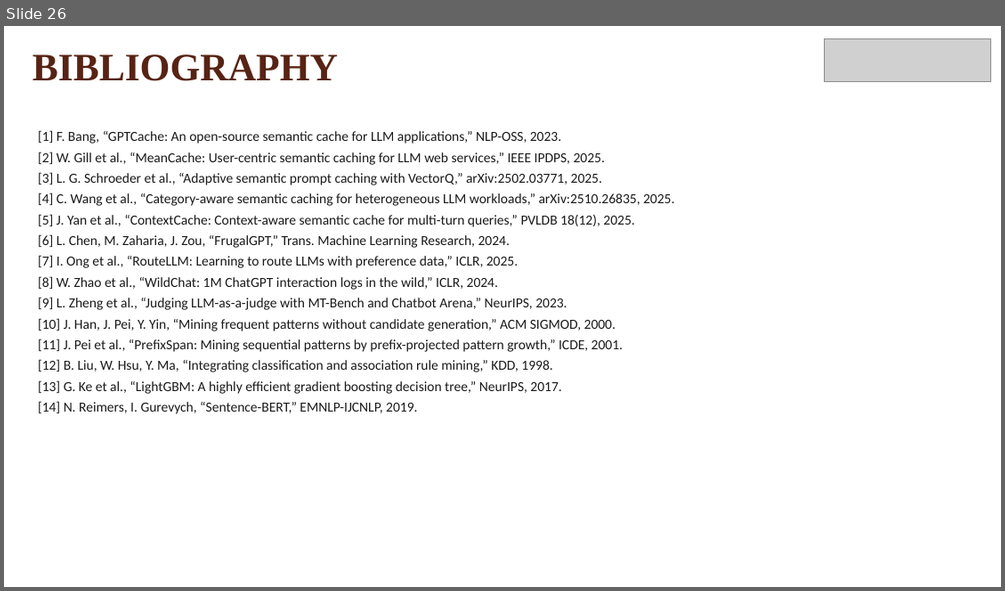
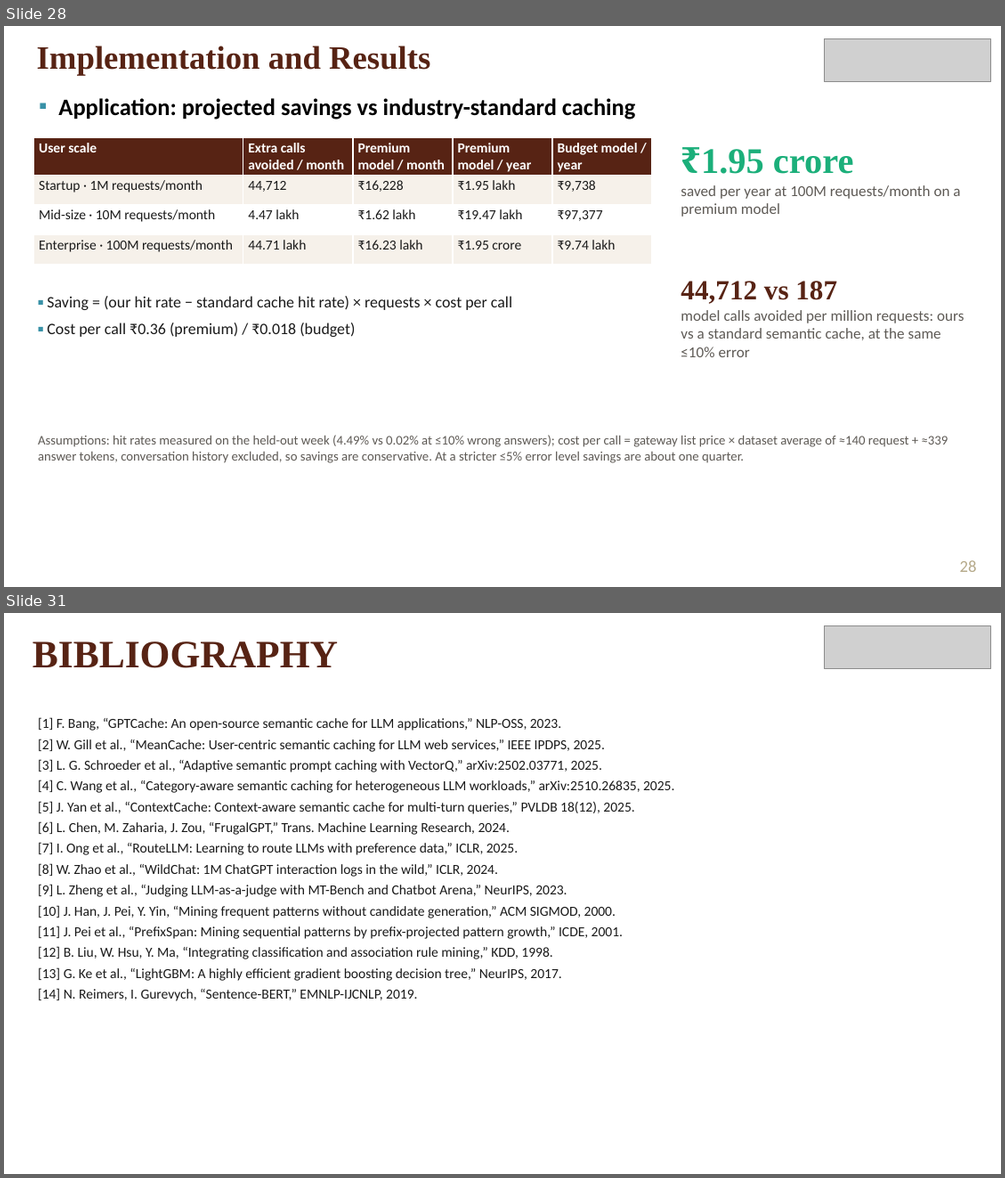
Before and after one commit to arnnnavvvvv/llm-cache-pattern-mining, a slide deck: report/Final_Review_Presentation.pptx. Shown one above the other, each under a label of ours: slide 26 before the commit, slides 28 and 31 after it; the slides between them are not shown. The pictures are 1005x591 and 1005x1178 pixels, drawn with LibreOffice and Linux fonts; fonts in the diff are those of the drawing; grey boxes stand for pictures; background and template pictures are left out. Boxes give left, top, right and bottom in pixels: in the first picture for what was removed or moved away, otherwise in the second. Text is boxed around its words. In the diff, an @@ line names an element or a change of style, - is before the commit and + after.

Commit message:
rubric-aligned final review: novelty, standards, applications, savings, objectives met

```diff
--- a/report/Final_Review_Presentation.pptx
+++ b/report/Final_Review_Presentation.pptx
@@ slide 28 added at <box>4,26,1001,587</box>, background #FFFFFF; not listed: 1 template element that a slide beside it also shows @@
@@ text added at <box>37,46,430,75</box>, 23.6 pt, text #572314, bold @@
+Implementation and Results
@@ picture added at <box>825,39,991,81</box> @@
@@ text added at <box>58,98,636,119</box>, 17 pt, text #000000, bold @@
+▪ Application: projected savings vs industry-standard caching
@@ table added at <box>34,137,652,257</box>, 4 rows, 5 columns @@
+User scale | Extra calls avoided / month | Premium model / month | Premium model / year | Budget model / year
+Startup · 1M requests/month | 44,712 | ₹16,228 | ₹1.95 lakh | ₹9,738
+Mid-size · 10M requests/month | 4.47 lakh | ₹1.62 lakh | ₹19.47 lakh | ₹97,377
+Enterprise · 100M requests/month | 44.71 lakh | ₹16.23 lakh | ₹1.95 crore | ₹9.74 lakh
@@ text added at <box>701,149,854,174</box>, 26 pt, text #1BAF7A, bold @@
+₹1.95 crore
@@ text added at <box>680,185,960,216</box>, 11 pt, text #5E5A55 @@
+saved per year at 100M requests/month on a premium model
@@ text added at <box>680,281,837,304</box>, 20 pt, text #572314, bold @@
+44,712 vs 187
@@ text added at <box>47,296,512,337</box>, 11.5 pt, text #1A1A1A @@
+▪ Saving = (our hit rate − standard cache hit rate) × requests × cost per call
+▪ Cost per call ₹0.36 (premium) / ₹0.018 (budget)
@@ text added at <box>680,310,963,357</box>, 11 pt, text #5E5A55 @@
+model calls avoided per million requests: ours vs a standard semantic cache, at the same ≤10% error
@@ text added at <box>38,435,948,463</box>, 9.5 pt, text #5E5A55 @@
+Assumptions: hit rates measured on the held-out week (4.49% vs 0.02% at ≤10% wrong answers); cost per call = gateway list price × dataset average of ≈140 request + ≈339 answer tokens, conversation history excluded, so savings are conservative. At a stricter ≤5% error level savings are about one quarter.
@@ page number added at <box>960,560,977,572</box>, 12 pt, text #B5A989 @@
+28
@@ what was slide 26 is now slide 31 @@
```
Also in this commit, not shown: 2 slides changed, 4 other slides added, 6 other files.
